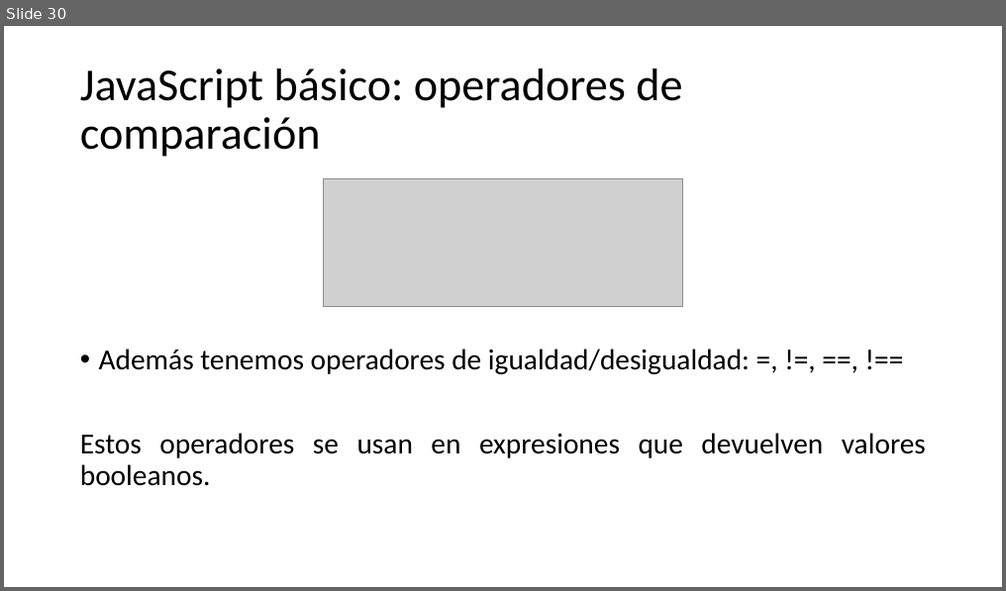
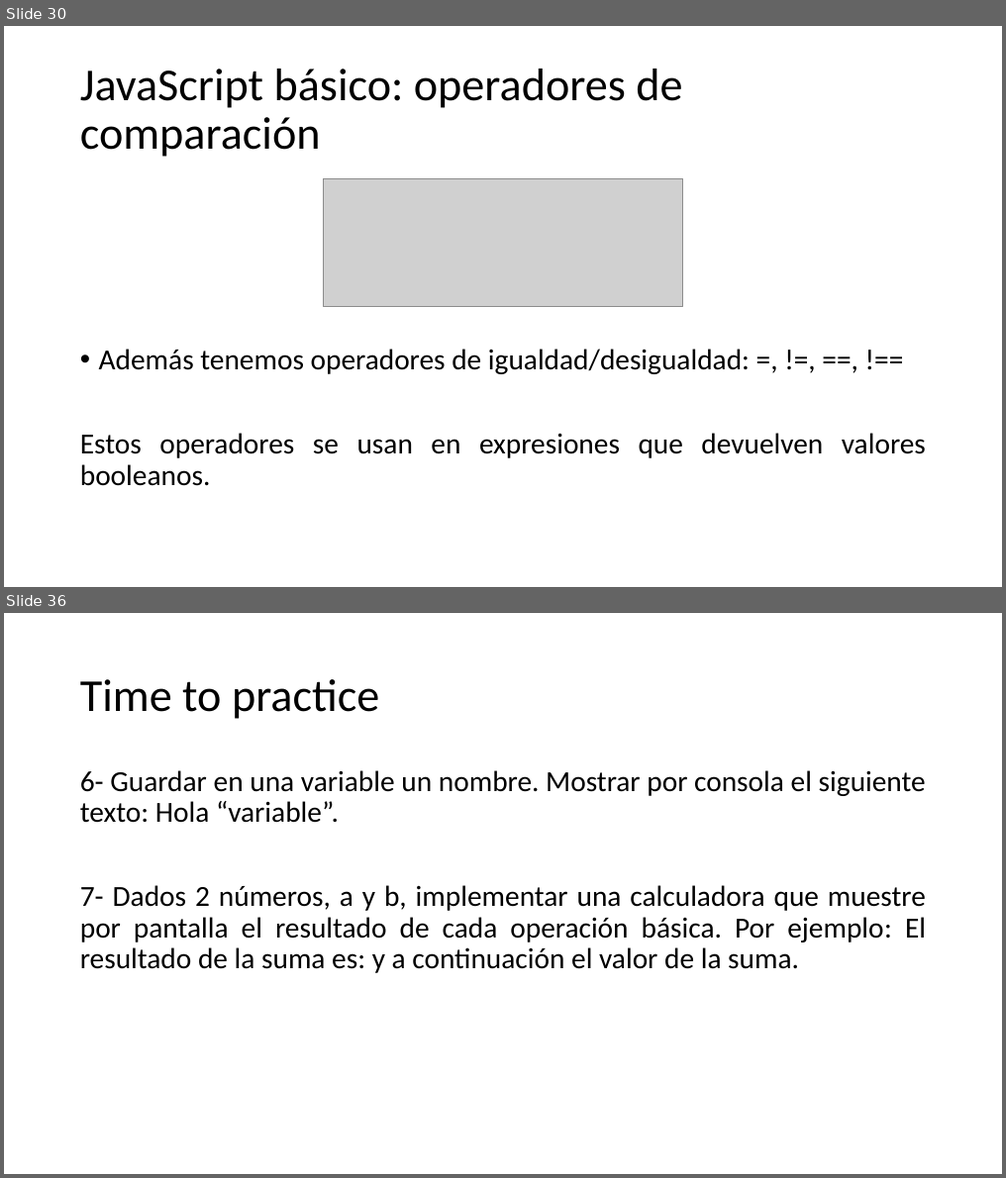
Before and after one commit to SarutobiKonohamaru/js_full_course, a slide deck: Presentacion.pptx. Shown one above the other, each under a label of ours: slide 30 before the commit, slides 30 and 36 after it; the slides between them are not shown. The pictures are 1006x591 and 1006x1178 pixels, drawn with LibreOffice and Linux fonts; fonts in the diff are those of the drawing; grey boxes stand for pictures. Boxes give left, top, right and bottom in pixels: in the first picture for what was removed or moved away, otherwise in the second. Text is boxed around its words. In the diff, an @@ line names an element or a change of style, - is before the commit and + after.

```diff
--- a/Presentacion.pptx
+++ b/Presentacion.pptx
@@ slide 36 added at [4, 613, 1002, 1174], background #FFFFFF @@
@@ title added at [80, 679, 379, 719], 44 pt, text #000000 @@
+Time to practice
@@ text added at [80, 770, 926, 973], 28 pt, text #000000 @@
+6- Guardar en una variable un nombre. Mostrar por consola el siguiente texto: Hola “variable”.
+7- Dados 2 números, a y b, implementar una calculadora que muestre por pantalla el resultado de cada operación básica. Por ejemplo: El resultado de la suma es: y a continuación el valor de la suma.
```
Also in this commit, not shown: 2 slides changed, 5 other slides added.
